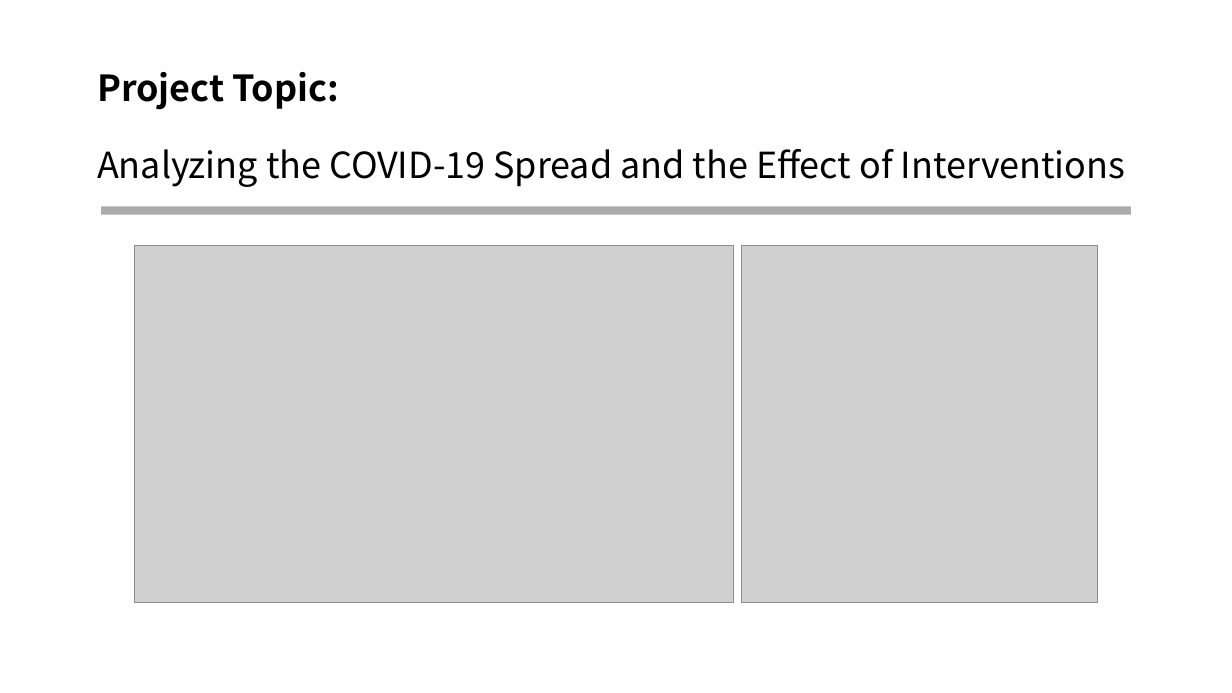
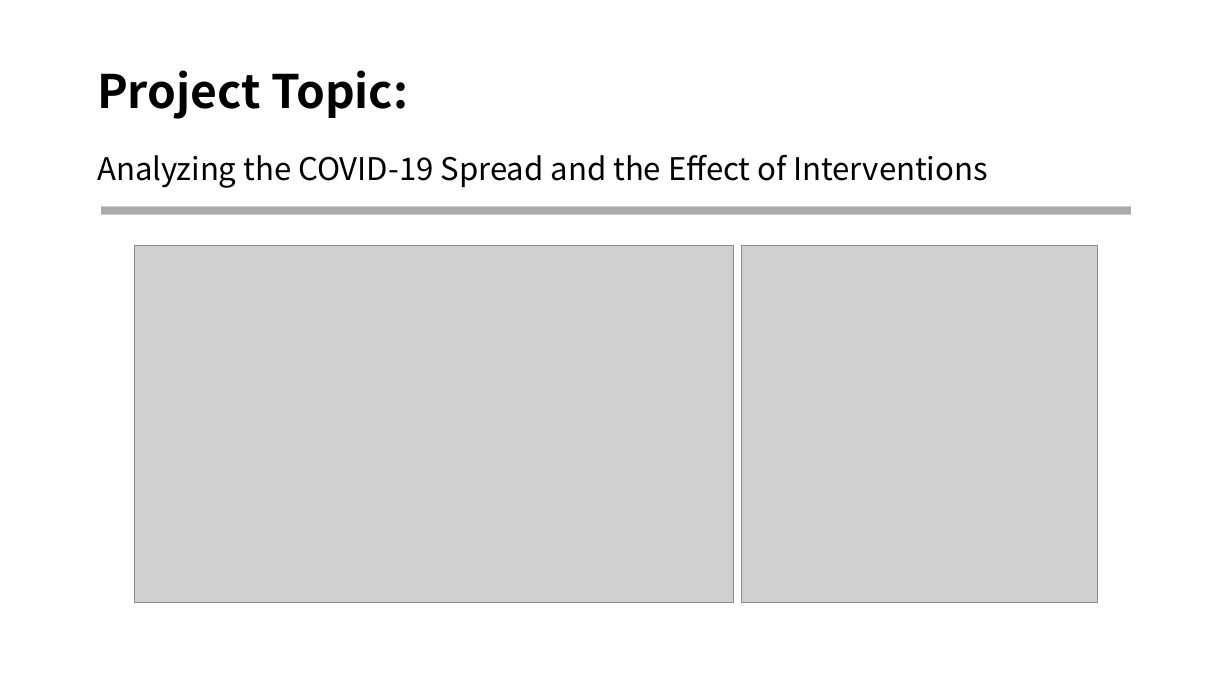
Before and after one commit to ywangdq/bigdataProject, a slide deck: slide 2 of GGWP.pptx. Drawn at 1232x693 pixels with LibreOffice and Linux fonts; fonts in the diff are those of the drawing; grey boxes stand for pictures. Boxes give left, top, right and bottom in pixels: in the first picture for what was removed or moved away, otherwise in the second. Text is boxed around its words. In the diff, an @@ line names an element or a change of style, - is before the commit and + after.

Commit message:
presentation ppt

```diff
--- a/GGWP.pptx
+++ b/GGWP.pptx
@@ title "Project Topic: Analyzing the COVID-19 ..." at (x1=97, y1=70, x2=988, y2=188): size 28 to 36 pt in "Project Topic:"; size 28 to 24.3 pt in "Analyzing the COVID-19 Spread and the Effect ..." @@
```
Also in this commit, not shown: 1 other slide changed, 1 slide added.
